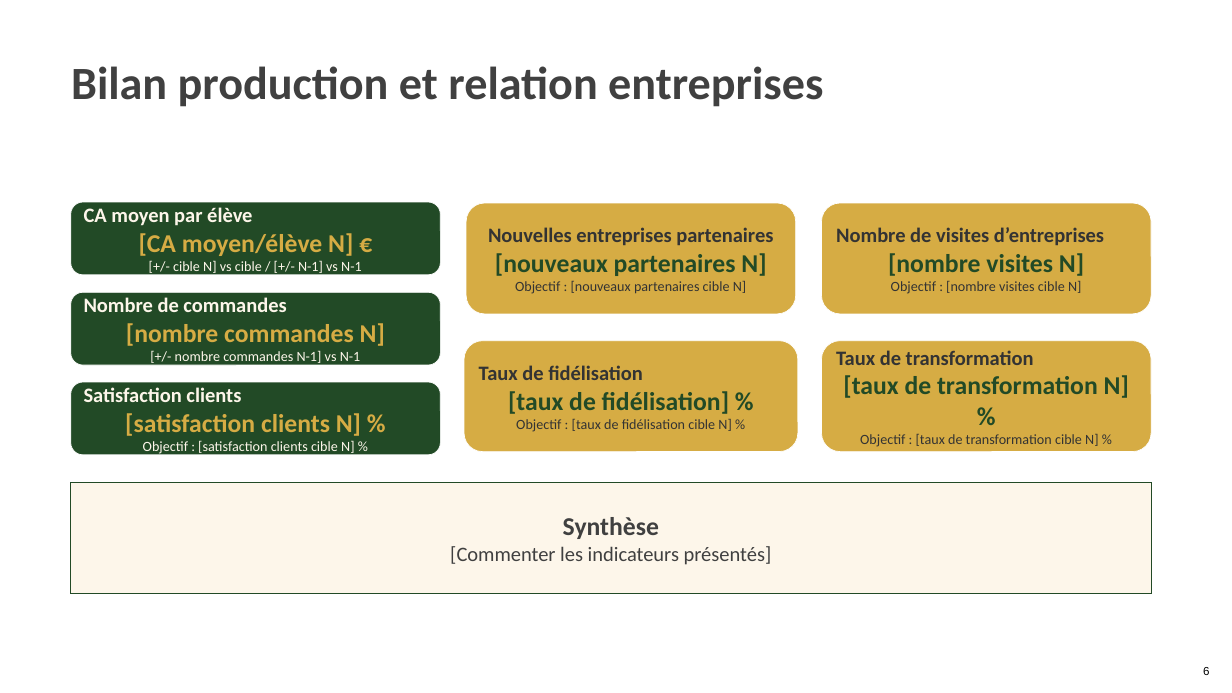
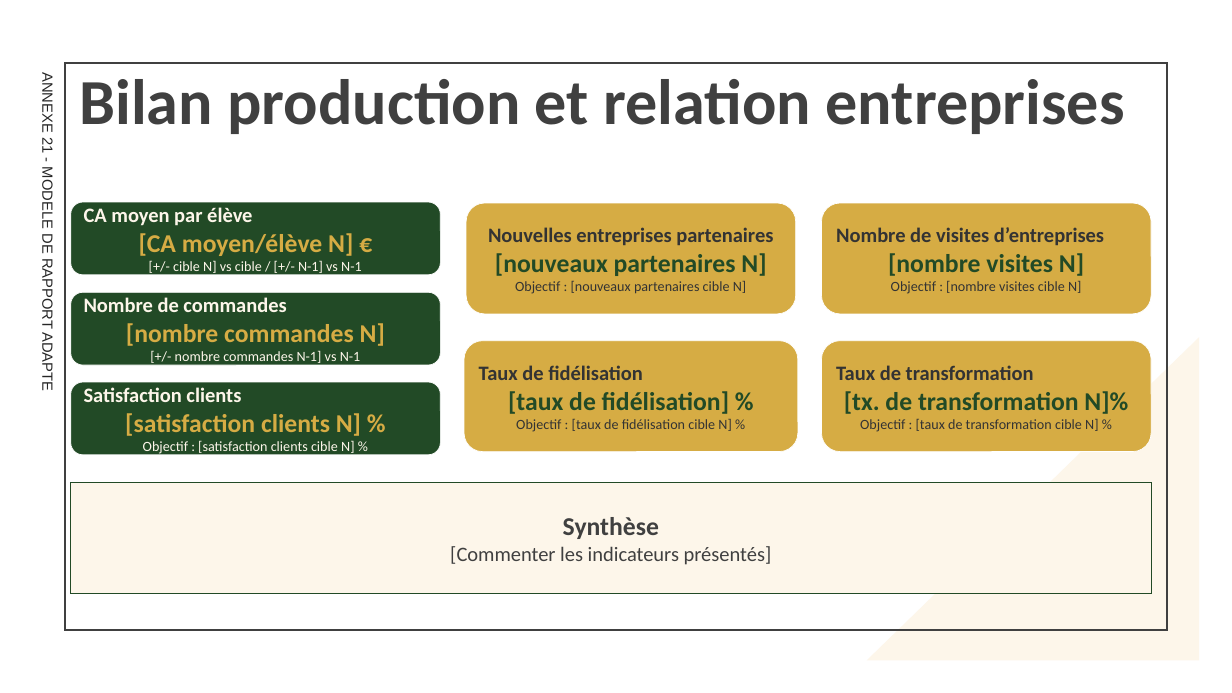
Before and after one commit to Ok1nam/EDP180625, a slide deck: slide 6 of client/public/fichiers/ANNEXE 21 - MODELE DE RAPPORT ADAPTE.pptx. Drawn at 1232x693 pixels with LibreOffice and Linux fonts; fonts in the diff are those of the drawing. Boxes give left, top, right and bottom in pixels: in the first picture for what was removed or moved away, otherwise in the second. Text is boxed around its words. In the diff, an @@ line names an element or a change of style, - is before the commit and + after.

```diff
--- a/client/public/fichiers/ANNEXE 21 - MODELE DE RAPPORT ADAPTE.pptx
+++ b/client/public/fichiers/ANNEXE 21 - MODELE DE RAPPORT ADAPTE.pptx
@@ title "Bilan production et relation entreprises": place and size @@
-title "Bilan production et relation entreprises" at <box>71,66,823,107</box>
+title "Bilan production et relation entreprises" at <box>80,79,1125,134</box>
@@ title "Bilan production et relation entreprises" at <box>80,79,1125,134</box>: size 36 to 50 pt; vertical alignment top to middle @@
@@ text added at <box>39,78,55,390</box>, 11.5 pt, text #262626 @@
+ANNEXE 21 - MODELE DE RAPPORT ADAPTE
@@ rectangle added at <box>65,63,1167,629</box>, outline #404040 1.5 pt @@
@@ right triangle added at <box>867,337,1200,661</box>, fill #FDF6EA @@
@@ text in rounded rectangle at <box>844,391,1128,414</box>: text changed @@
-[taux de transformation N]%
+[tx. de transformation N]%
@@ page number removed at <box>1203,667,1209,675</box> @@
-6
```
Also in this commit, not shown: 9 other slides changed, 4 other files.
